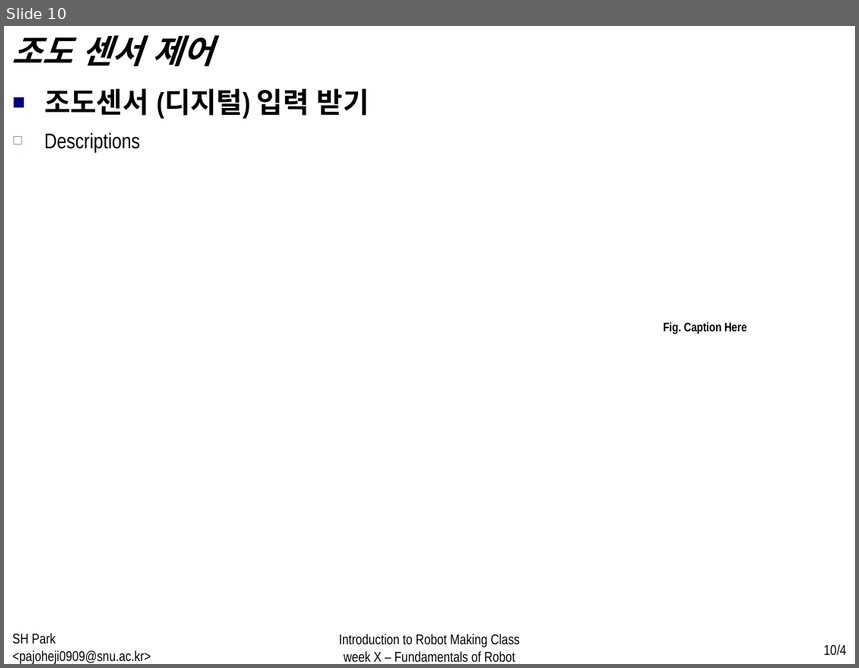
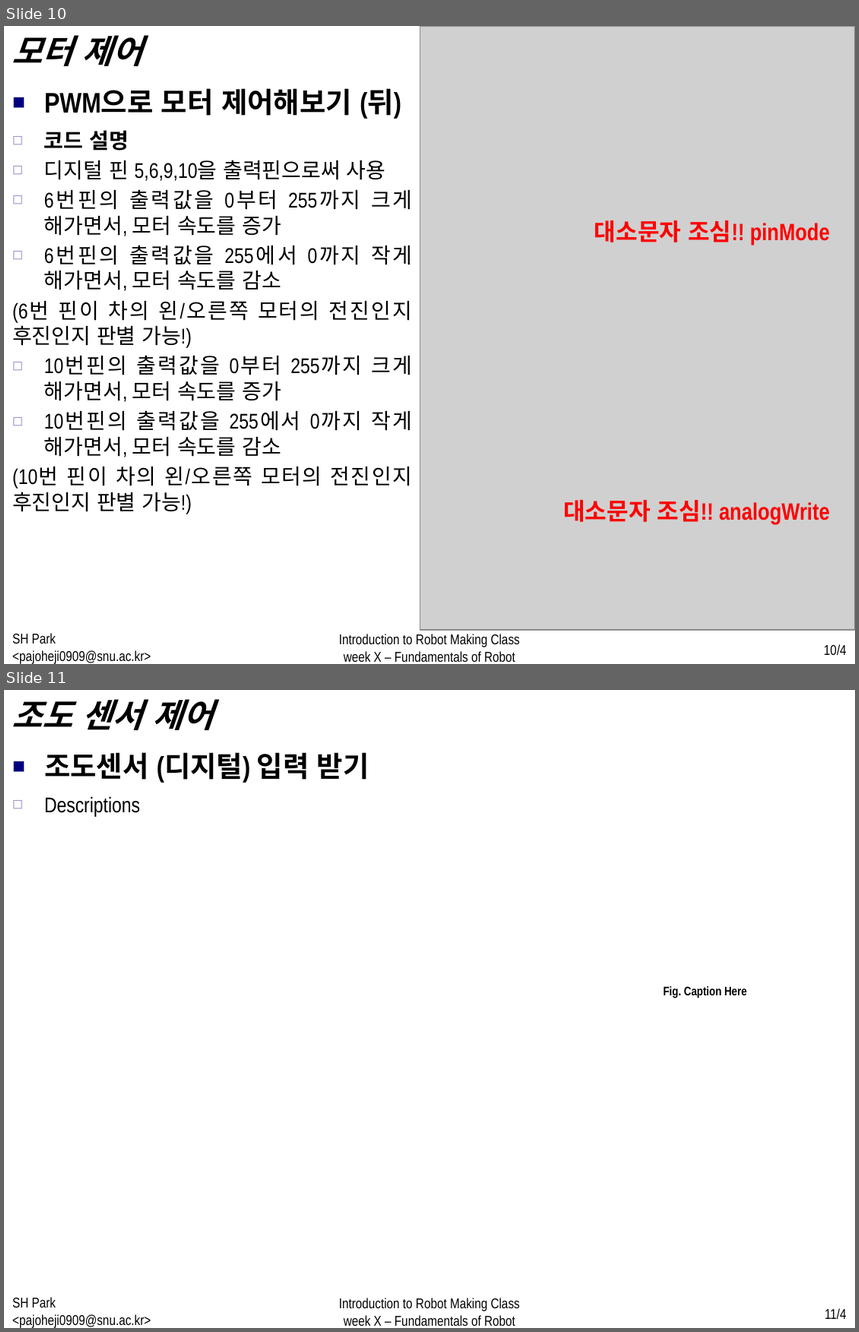
Before and after one commit to WhenTheyCry96/RobotTutorial, a slide deck: PPT/week2.pptx. Shown one above the other, each under a label of ours: slide 10 before the commit, slides 10 and 11 after it. The pictures are 859x668 and 859x1332 pixels, drawn with LibreOffice and Linux fonts; fonts in the diff are those of the drawing; grey boxes stand for pictures. Boxes give left, top, right and bottom in pixels: in the first picture for what was removed or moved away, otherwise in the second. Text is boxed around its words. In the diff, an @@ line names an element or a change of style, - is before the commit and + after.

Commit message:
week2 motor

```diff
--- a/PPT/week2.pptx
+++ b/PPT/week2.pptx
@@ slide 10 added at [4,26,855,664], background #FFFFFF @@
@@ text added at [12,35,143,66], 28 pt, text #000000, bold, italic @@
+모터 제어
@@ picture added at [420,26,854,630] @@
@@ text added at [44,88,401,118], 24 pt, text #000000, bold @@
+■ PWM으로 모터 제어해보기 (뒤)
@@ text added at [12,130,413,515], 18 pt, text #000000 @@
+  ◻ 코드 설명
+  ◻ 디지털 핀 5,6,9,10을 출력핀으로써 사용
+  ◻ 6번핀의 출력값을 0부터 255까지 크게 해가면서, 모터 속도를 증가
+  ◻ 6번핀의 출력값을 255에서 0까지 작게 해가면서, 모터 속도를 감소
+  (6번 핀이 차의 왼/오른쪽 모터의 전진인지 후진인지 판별 가능!)
+  ◻ 10번핀의 출력값을 0부터 255까지 크게 해가면서, 모터 속도를 증가
+  ◻ 10번핀의 출력값을 255에서 0까지 작게 해가면서, 모터 속도를 감소
+  (10번 핀이 차의 왼/오른쪽 모터의 전진인지 후진인지 판별 가능!)
@@ text added at [595,221,830,245], 20 pt, text #FF0000, bold @@
+대소문자 조심!! pinMode
@@ text added at [563,500,830,525], 20 pt, text #FF0000, bold @@
+대소문자 조심!! analogWrite
@@ text added at [12,633,151,664], 12 pt, text #000000 @@
+SH Park <pajoheji0909@snu.ac.kr>
@@ text added at [339,634,520,662], 12 pt, text #000000 @@
+Introduction to Robot Making Class
+week X – Fundamentals of Robot
@@ page number added at [824,645,847,656], 12 pt, text #000000 @@
+10/4
@@ what was slide 10 is now slide 11 @@
@@ page number at [825,1309,847,1320]: text changed @@
-10/4
+11/4
```
Also in this commit, not shown: 1 slide changed, 2 other files.
